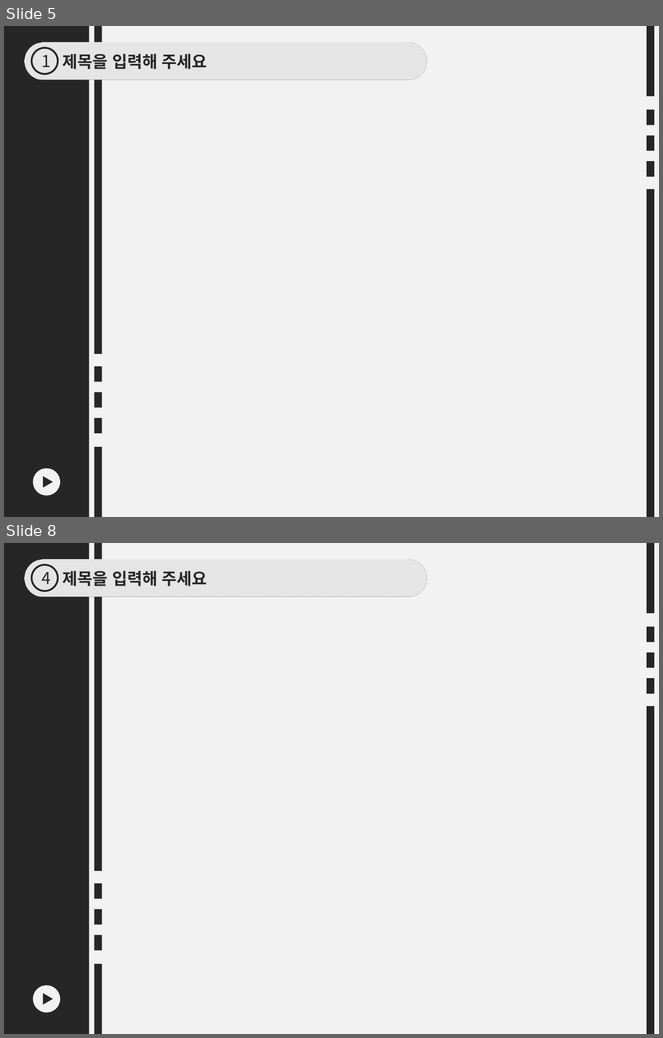
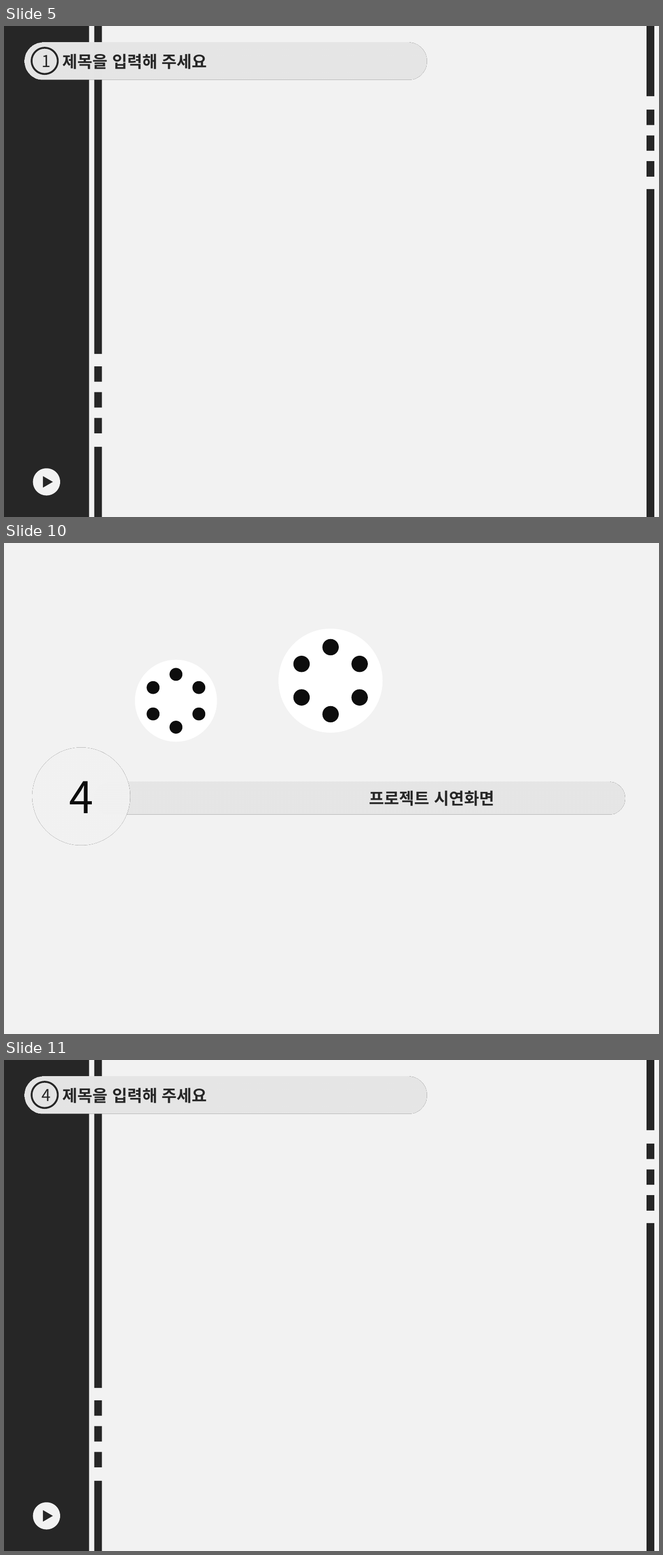
Before and after one commit to changwoon2/mapo-movie, a slide deck: 임창운_마포무비 PPT 템플릿.pptx. Shown one above the other, each under a label of ours: slides 5 and 8 before the commit, slides 5, 10 and 11 after it; the slides between them are not shown. The pictures are 663x1038 and 663x1555 pixels, drawn with LibreOffice and Linux fonts; fonts in the diff are those of the drawing; background and template pictures are left out. Boxes give left, top, right and bottom in pixels: in the first picture for what was removed or moved away, otherwise in the second. Text is boxed around its words. In the diff, an @@ line names an element or a change of style, - is before the commit and + after.

```diff
--- a/임창운_마포무비 PPT 템플릿.pptx
+++ b/임창운_마포무비 PPT 템플릿.pptx
@@ slide 10 added at (4, 543, 659, 1034), background picture (left out) @@
@@ group added at (279, 629, 383, 733): 7 ellipses @@
@@ group added at (135, 659, 217, 742): 7 ellipses @@
@@ ellipse added at (32, 747, 130, 846), fill #FFFFFF, 48 pt, text #0D0D0D @@
+4
@@ rounded rectangle added at (94, 782, 626, 815), fill #F2F2F2, outline #262626 2 pt, 18 pt, text #262626, bold @@
+프로젝트 시연화면
@@ what was slide 8 is now slide 11 @@
```
Also in this commit, not shown: 3 slides changed, 3 other slides added, 1 slide removed.
